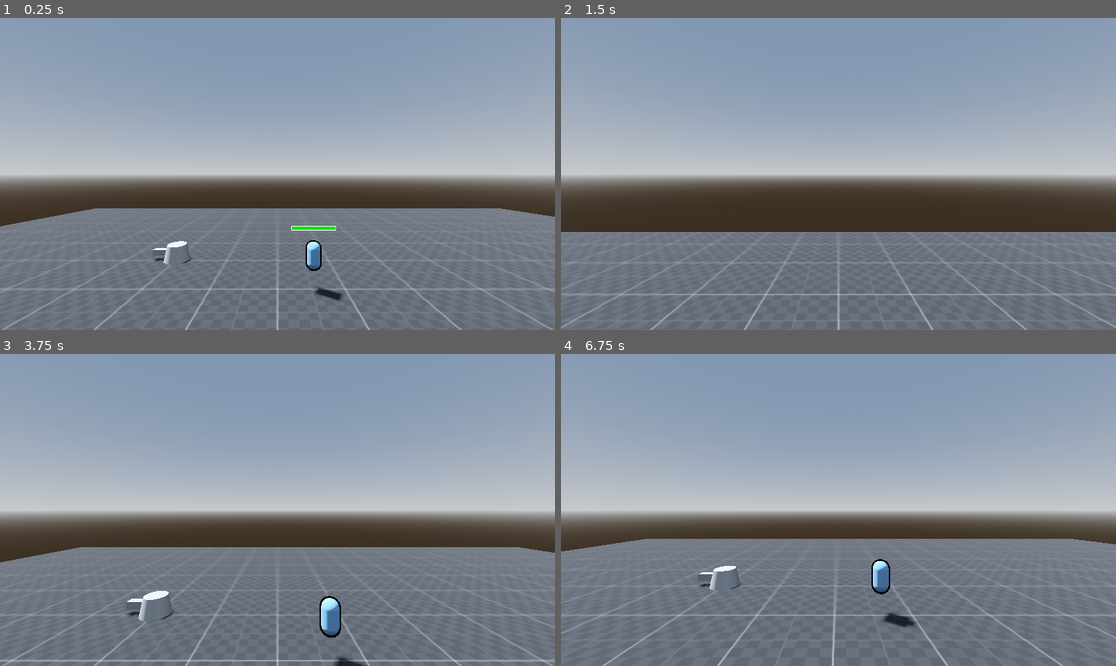
Above: before the commit, frames 1-4 (two rows, left to right).
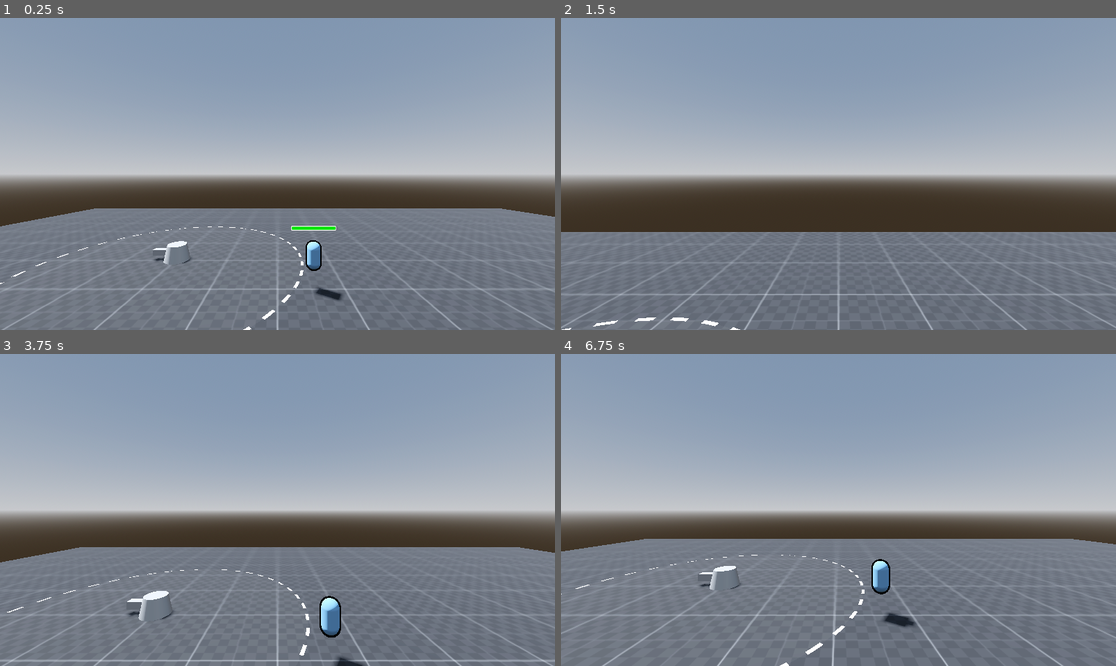
Above: after the commit, the same moments.

Repository: Acux-Dev/tdmonsters
Game: Godot game, scene res://Scenes/Terrain/testTerrain.tscn
The game is run twice, just before and just after one commit, with the same random seed, the same clock (stepped at 60 frames per second) and the same inputs. The project has no main scene, so this scene is started directly.
Inputs (mouse positions are in pixels of both pictures, inside the frame that each line leads up to):
- Up to frame 1 (0.25 s): no input
- Up to frame 2 (1.5 s): tap Enter (ui_accept) at 0.5, 0.77 s; move the mouse to (866, 174) at 0.52 s; press the mouse at (866, 174) at 0.53 s; hold W (forward) from 0.53 s (still down); move the mouse to (810, 174) at 1.27 s; release the mouse at (810, 174) at 1.28 s; tap Ctrl (crouch) at 1.35 s
- Up to frame 3 (3.75 s): keep holding W (forward); tap Enter (ui_accept) at 1.52, 2.75, 3.02 s; move the mouse to (288, 503) at 2.02 s; hold Alt (free_look) 2.03-2.78 s; move the mouse to (271, 516) at 2.77 s; tap Shift (sprint) at 2.85 s; click (271, 516) at 2.92 s; tap F1 (debug_reset) at 3.5 s; move the mouse to (316, 513) at 3.52 s; tap O at 3.6 s
- Up to frame 4 (6.75 s): tap Enter (ui_accept) at 3.77, 4.52, 5.75, 6.02 s; move the mouse to (794, 506) at 4.27 s; tap U at 4.35 s; move the mouse to (844, 510) at 5.02 s; tap Tab at 5.1 s; click (844, 510) at 5.17 s; move the mouse to (816, 503) at 5.77 s; release W (forward) at 5.78 s; hold D (right) 5.78-6.53 s; click (816, 503) at 5.85 s; tap F1 (debug_reset) at 6.5 s; move the mouse to (866, 510) at 6.52 s; hold W (forward) from 6.53 s (still down); hold Ctrl (crouch) from 6.53 s (still down)

The runs differ from the first frame. In frame 1, 0.2% of the frame differs, in the area x 0-55%, y 66-100%; in frame 2, 0.1%; in frame 3, 0.1%; in frame 4, 0.2%, in the area x 0-55%, y 64-100%.

Commit message:
Block material and shader

Diff:
--- a/Scenes/Towers/SimpleTower/simple_tower.gd
+++ b/Scenes/Towers/SimpleTower/simple_tower.gd
@@ -8,7 +8,8 @@
 
 func _process(delta):
 	if is_instance_valid(current_target):
-		look_at(Vector3(current_target.global_position.x, self.global_position.y , current_target.global_position.z))
+		# TODO: evitar que $TowerBody rote
+		$TowerBody.look_at(Vector3(current_target.global_position.x, self.global_position.y , current_target.global_position.z))
 		$TowerBody/RotationPoint.look_at(Vector3(current_target.global_position.x, current_target.global_position.y , current_target.global_position.z))
 		if can_shoot:
 			shoot()
@@ -20,7 +21,7 @@
 
 func shoot():
 	var temp_bullet = bullet.instantiate()
-	temp_bullet.rotation = Vector3($TowerBody/RotationPoint.rotation.x, rotation.y, 0)
+	temp_bullet.rotation = Vector3($TowerBody/RotationPoint.rotation.x, $TowerBody.rotation.y, 0)
 	temp_bullet.target = current_target
 	temp_bullet.bullet_damage = bullet_damage
 	get_node("BulletContainer").add_child(temp_bullet)
--- /dev/null
+++ b/Scenes/Towers/SimpleTower/simple_tower.tres
@@ -0,0 +1,10 @@
+[gd_resource type="VisualShader" format=3 uid="uid://b8gjytxfcjnhe"]
+
+[resource]
+code = "shader_type spatial;
+render_mode blend_mix, depth_draw_opaque, cull_back, diffuse_lambert, specular_schlick_ggx;
+
+
+
+"
+nodes/fragment/0/position = Vector2(640, 80)
--- a/Scenes/Towers/SimpleTower/simple_tower.tscn
+++ b/Scenes/Towers/SimpleTower/simple_tower.tscn
@@ -1,6 +1,7 @@
-[gd_scene load_steps=6 format=3 uid="uid://bqrowwsxgxik3"]
+[gd_scene load_steps=11 format=3 uid="uid://bqrowwsxgxik3"]
 
 [ext_resource type="Script" uid="uid://crx00sd01lieu" path="res://Scenes/Towers/SimpleTower/simple_tower.gd" id="1_keues"]
+[ext_resource type="Shader" uid="uid://ccd5uf8tjaeis" path="res://Scenes/Towers/SimpleTower/tower_area.gdshader" id="2_5ute4"]
 
 [sub_resource type="CylinderMesh" id="CylinderMesh_q6sts"]
 lightmap_size_hint = Vector2i(14, 10)
@@ -12,14 +13,38 @@
 size = Vector3(0.2, 0.2, 0.5)
 
 [sub_resource type="CylinderShape3D" id="CylinderShape3D_f3wea"]
+height = 0.3
+radius = 0.3
+
+[sub_resource type="CylinderShape3D" id="CylinderShape3D_3b7yq"]
 height = 0.1
 radius = 0.3
 
-[sub_resource type="SphereShape3D" id="SphereShape3D_xpff4"]
+[sub_resource type="StandardMaterial3D" id="StandardMaterial3D_5ute4"]
+
+[sub_resource type="QuadMesh" id="QuadMesh_17og5"]
+lightmap_size_hint = Vector2i(27, 27)
+material = SubResource("StandardMaterial3D_5ute4")
+size = Vector2(5, 5)
+orientation = 1
+
+[sub_resource type="ShaderMaterial" id="ShaderMaterial_5ute4"]
+render_priority = 0
+shader = ExtResource("2_5ute4")
+shader_parameter/color_inside = Color(1, 1, 1, 1)
+shader_parameter/color_border = Color(1, 1, 1, 1)
+shader_parameter/alpha_inside = 0.03
+shader_parameter/alpha_outside = 0.0
+shader_parameter/diameter = 1.0
+shader_parameter/thickness = 0.01
+shader_parameter/frequency = 40.0
+shader_parameter/rotation_speed = 20.0
+
+[sub_resource type="CylinderShape3D" id="CylinderShape3D_5ute4"]
+height = 10.0
 radius = 2.5
 
 [node name="simple_tower" type="StaticBody3D"]
-transform = Transform3D(-4.37114e-08, 0, 1, 0, 1, 0, -1, 0, -4.37114e-08, 0, 0, 0)
 script = ExtResource("1_keues")
 
 [node name="TowerBody" type="MeshInstance3D" parent="."]
@@ -36,13 +61,42 @@
 [node name="AimingPoint" type="Marker3D" parent="TowerBody/RotationPoint/temp_front_look"]
 transform = Transform3D(1, 0, 0, 0, 1, 0, 0, 0, 1, 0, 0, -0.25)
 
-[node name="TowerArea" type="CollisionShape3D" parent="."]
+[node name="TowerCollision" type="CollisionShape3D" parent="."]
+transform = Transform3D(1, 0, 0, 0, 1, 0, 0, 0, 1, 0, 0.15, 0)
 shape = SubResource("CylinderShape3D_f3wea")
 
+[node name="RayCast3D" type="RayCast3D" parent="TowerCollision"]
+transform = Transform3D(1, 0, 0, 0, 1, 0, 0, 0, 1, -0.3, -0.15, 0)
+target_position = Vector3(0, -0.05, 0)
+
+[node name="RayCast3D2" type="RayCast3D" parent="TowerCollision"]
+transform = Transform3D(1, 0, 0, 0, 1, 0, 0, 0, 1, 0.3, -0.15, 0)
+target_position = Vector3(0, -0.05, 0)
+
+[node name="RayCast3D3" type="RayCast3D" parent="TowerCollision"]
+transform = Transform3D(1, 0, 0, 0, 1, 0, 0, 0, 1, 0, -0.15, 0.3)
+target_position = Vector3(0, -0.05, 0)
+
+[node name="RayCast3D4" type="RayCast3D" parent="TowerCollision"]
+transform = Transform3D(1, 0, 0, 0, 1, 0, 0, 0, 1, 0, -0.15, -0.3)
+target_position = Vector3(0, -0.05, 0)
+
+[node name="TowerArea" type="Area3D" parent="."]
+visible = false
+
+[node name="TowerAreaCollision" type="CollisionShape3D" parent="TowerArea"]
+shape = SubResource("CylinderShape3D_3b7yq")
+
+[node name="TowerRangeCircle" type="MeshInstance3D" parent="."]
+transform = Transform3D(1, 0, 0, 0, 1, 0, 0, 0, 1, 0, 0.001, 0)
+mesh = SubResource("QuadMesh_17og5")
+surface_material_override/0 = SubResource("ShaderMaterial_5ute4")
+
 [node name="TowerRange" type="Area3D" parent="."]
+visible = false
 
-[node name="CollisionShape3D" type="CollisionShape3D" parent="TowerRange"]
-shape = SubResource("SphereShape3D_xpff4")
+[node name="RangeShape" type="CollisionShape3D" parent="TowerRange"]
+shape = SubResource("CylinderShape3D_5ute4")
 
 [node name="BulletContainer" type="Node" parent="."]
 
--- /dev/null
+++ b/Scenes/Towers/SimpleTower/tower_area.gdshader
@@ -0,0 +1,55 @@
+shader_type spatial;
+render_mode unshaded, shadows_disabled, cull_disabled, depth_test_disabled;
+
+uniform vec4 color_inside : source_color = vec4(1.0, 1.0, 1.0, 1.0); // Color dentro del círculo
+uniform vec4 color_border : source_color = vec4(1.0, 0.0, 0.0, 1.0); // Color del borde punteado
+uniform float alpha_inside : hint_range(0.0, 1.0) = 1.0; // Transparencia dentro del círculo
+uniform float alpha_outside : hint_range(0.0, 1.0) = 0.0; // Transparencia fuera del círculo
+
+uniform float diameter = 1.0; // Diámetro del círculo
+uniform float thickness = 0.05; // Grosor del borde
+uniform float frequency = 10; // Cantidad de puntos en el borde
+uniform float rotation_speed = 1.0; // Control de la rotación del patrón
+
+void fragment() {
+    // Convertir UV en coordenadas centradas
+    vec2 pos = UV - vec2(0.5, 0.5);
+
+    // Convertir UV en coordenadas polares
+    float radius = length(pos);
+    float angle = atan(pos.y, pos.x);
+
+    // Normalizar ángulo (0 a 2PI)
+    if (angle < 0.0) {
+        angle += 2.0 * PI;
+    }
+
+    // Definir radio exterior e interior del borde
+    float outer_radius = diameter / 2.0;
+    float inner_radius = outer_radius - thickness;
+
+    // Determinar si el píxel está dentro o fuera del círculo
+    float inside_circle = step(radius, outer_radius - 0.005);
+    float outside_circle = 1.0 - inside_circle;
+
+    // Definir el borde del círculo
+    float outer_circle = step(radius, outer_radius);
+    float inner_circle = step(radius, inner_radius);
+
+    // Generar patrón punteado con onda sinusoidal
+    float wave = 0.5 * sin(frequency * angle + rotation_speed * TIME) + 0.5;
+    float ring = outer_circle - inner_circle;
+    ring *= step(0.5, wave);
+
+    // Mezclar colores según la posición
+    vec3 final_color = mix(vec3(0.0), color_inside.rgb, inside_circle);
+    final_color = mix(final_color, color_border.rgb, ring);
+
+    // Mezclar la transparencia (fuera del círculo será alpha_outside)
+    float final_alpha = mix(alpha_outside, alpha_inside, inside_circle);
+    final_alpha = mix(final_alpha, 1.0, ring); // Asegurar que el borde es totalmente visible
+
+    // Aplicar color final con transparencia
+    ALBEDO = final_color;
+    ALPHA = final_alpha;
+}
Not shown, added: Materials/Terrain/block.blend.import
Not shown, added: Scenes/Towers/SimpleTower/tower_area.gdshader.uid
Not shown, added: Materials/Terrain/block.blend
Not shown, added: Materials/Terrain/block.blend1
